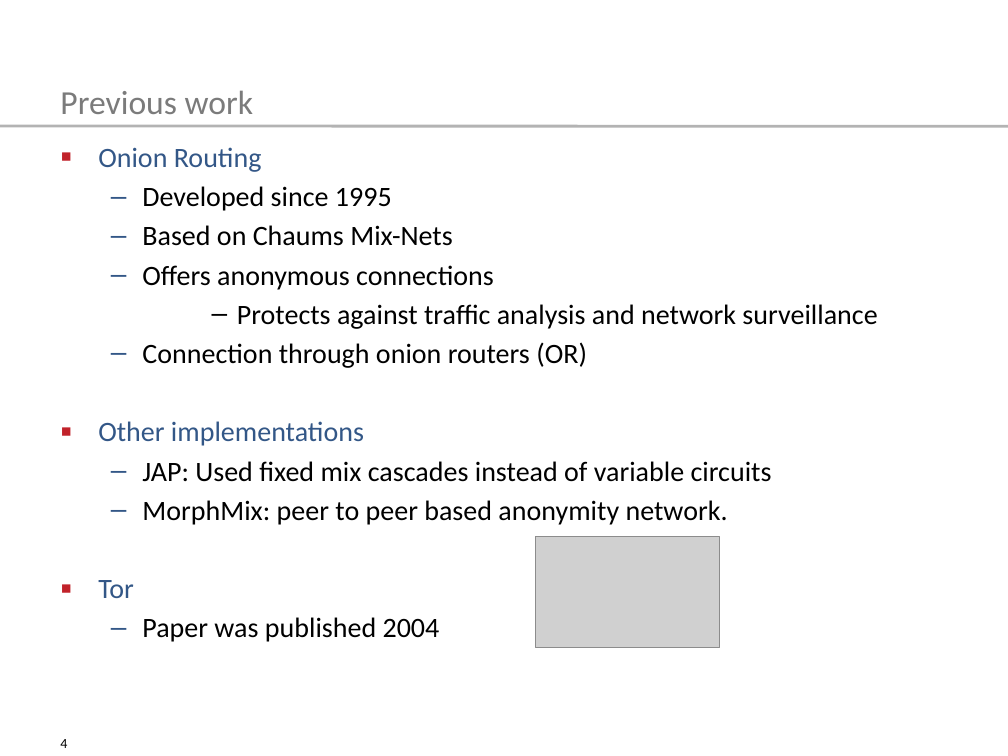
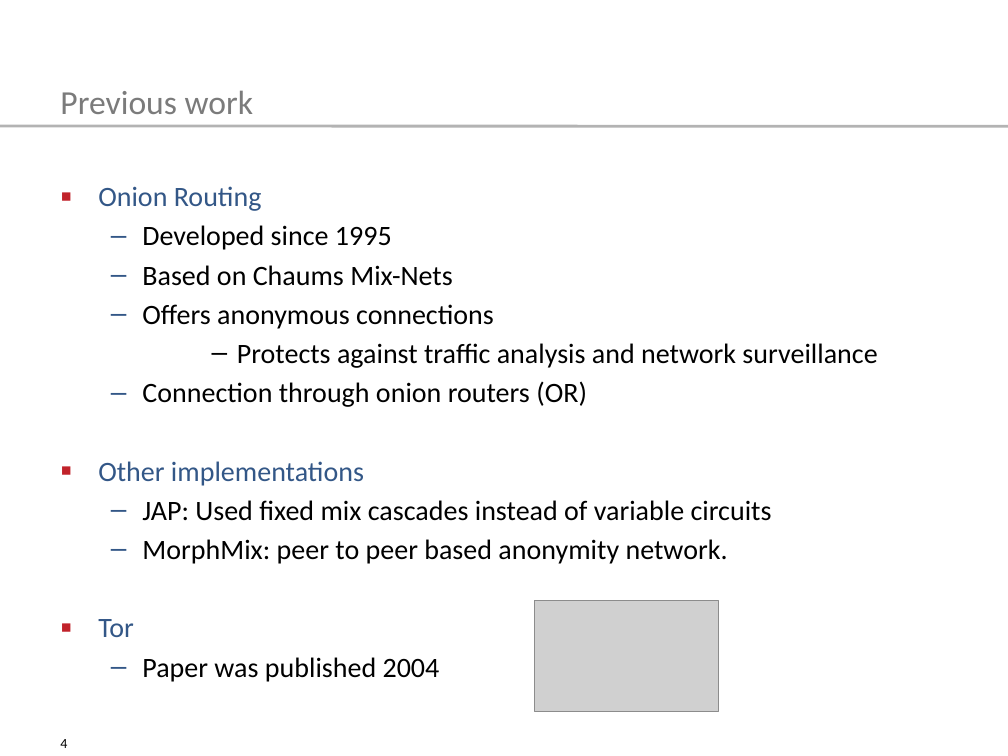
Before and after one commit to tompetersen/ski-tor, a slide deck: slide 4 of presentation/TemplateSlides2016.pptx. Drawn at 1008x756 pixels with LibreOffice and Linux fonts; fonts in the diff are those of the drawing; grey boxes stand for pictures. Boxes give left, top, right and bottom in pixels: in the first picture for what was removed or moved away, otherwise in the second. Text is boxed around its words. In the diff, an @@ line names an element or a change of style, - is before the commit and + after.

```diff
--- a/presentation/TemplateSlides2016.pptx
+++ b/presentation/TemplateSlides2016.pptx
@@ text "Onion Routing": place and size @@
-text "Onion Routing" at (98, 147, 877, 642)
+text "Onion Routing" at (98, 186, 877, 682)
@@ picture: place and size @@
-picture at (535, 536, 719, 647)
+picture at (534, 600, 718, 711)
```
Also in this commit, not shown: 1 other slide changed, 1 slide added.
